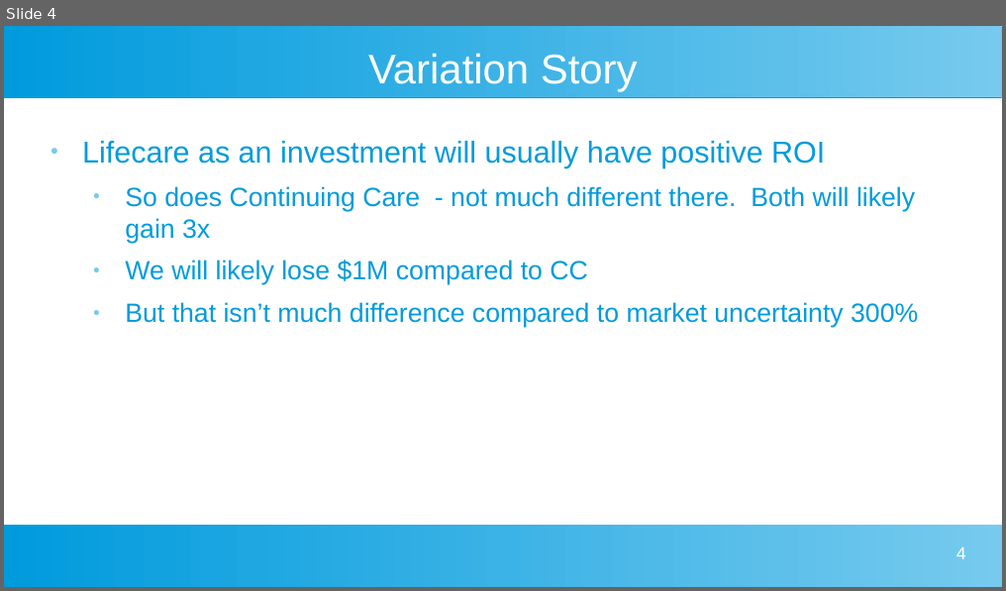
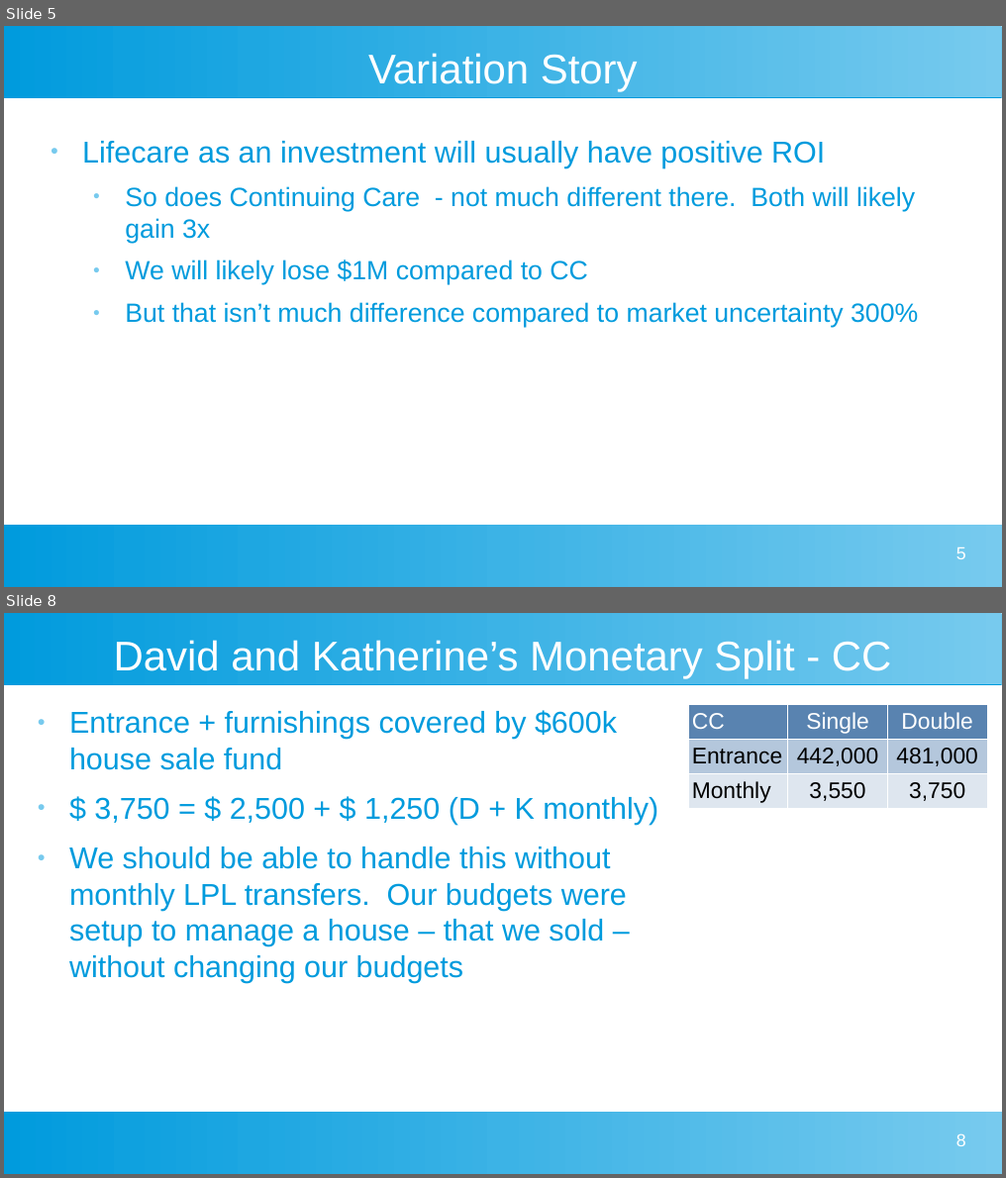
Before and after one commit to davegutz/myLifeSaver, a slide deck: Gutz Evaluation of Taylor Lifecare Advantage.odp. Shown one above the other, each under a label of ours: slide 4 before the commit, slides 5 and 8 after it; the slides between them are not shown. The pictures are 1006x591 and 1006x1178 pixels, drawn with LibreOffice and Linux fonts; fonts in the diff are those of the drawing. Boxes give left, top, right and bottom in pixels: in the first picture for what was removed or moved away, otherwise in the second. Text is boxed around its words. In the diff, an @@ line names an element or a change of style, - is before the commit and + after.

```diff
--- a/Gutz Evaluation of Taylor Lifecare Advantage.odp
+++ b/Gutz Evaluation of Taylor Lifecare Advantage.odp
@@ slide 8 added at [4,613,1002,1174], background #FFFFFF; not listed: 2 template elements that a slide beside it also shows @@
@@ title added at [114,640,892,679], 33 pt, text #FFFFFF @@
+David and Katherine’s Monetary Split - CC
@@ text added at [69,710,658,983], 24 pt, text #009BDD @@
+● Entrance + furnishings covered by $600k house sale fund
+● $ 3,750 = $ 2,500 + $ 1,250 (D + K monthly)
+● We should be able to handle this without monthly LPL transfers. Our budgets were setup to manage a house – that we sold – without changing our budgets
@@ table added at [689,704,987,808], 3 rows, 3 columns @@
+CC | Single | Double
+Entrance | 442,000 | 481,000
+Monthly | 3,550 | 3,750
@@ page number added at [956,1134,966,1147], 14 pt, text #FFFFFF @@
+8
@@ what was slide 4 is now slide 5 @@
@@ page number at [956,548,966,560]: text changed @@
-4
+5
```
Also in this commit, not shown: 9 slides changed, 2 other slides added, 2 slides removed, 2 other files.
